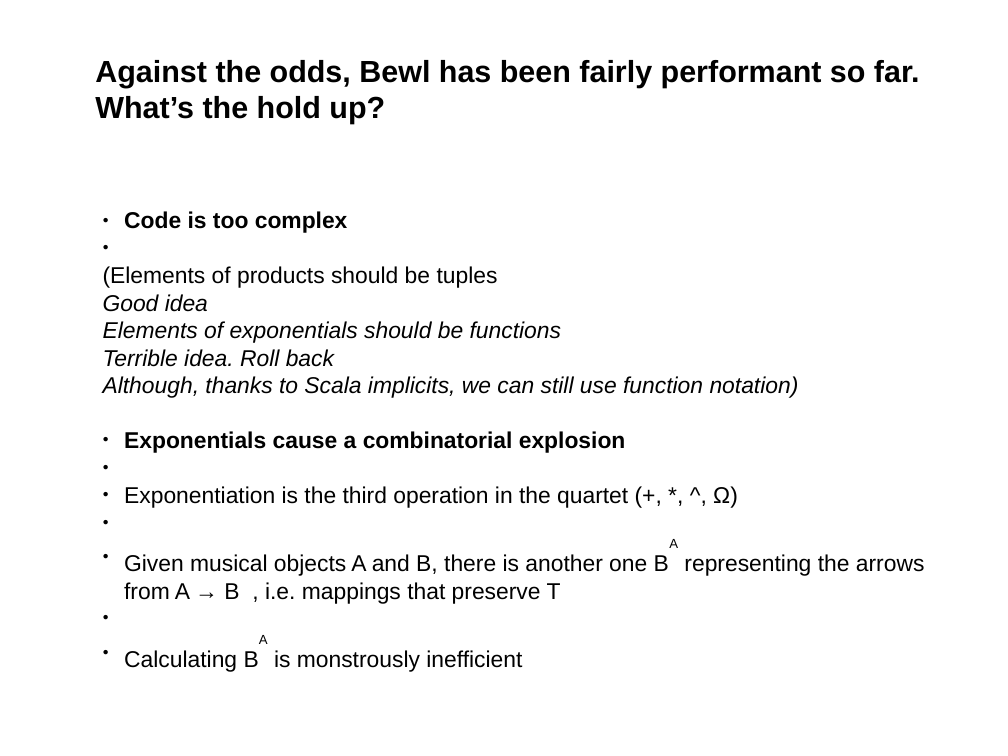
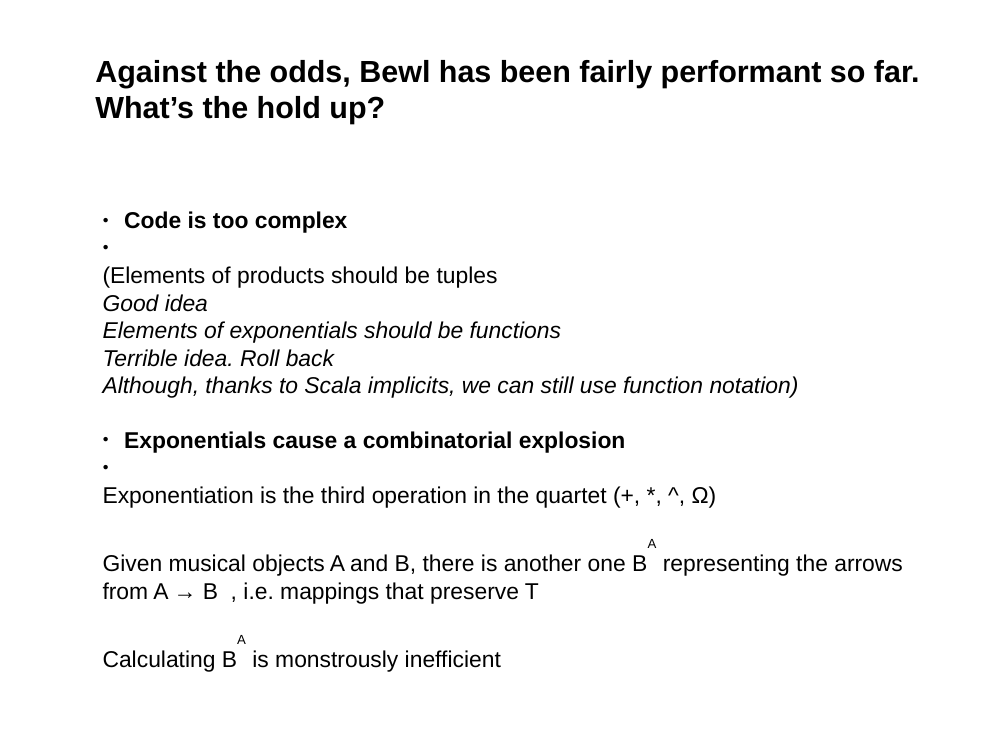
Before and after one commit to fdilke/bewl, a slide deck: slide 9 of notes/BewlSpeedup.pptx. Drawn at 1008x756 pixels with LibreOffice and Linux fonts; fonts in the diff are those of the drawing. Boxes give left, top, right and bottom in pixels: in the first picture for what was removed or moved away, otherwise in the second. Text is boxed around its words. In the diff, an @@ line names an element or a change of style, - is before the commit and + after.

```diff
--- a/notes/BewlSpeedup.pptx
+++ b/notes/BewlSpeedup.pptx
@@ text at box(103, 486, 903, 672): bullet ● to none @@
```
Also in this commit, not shown: 3 other slides changed.
